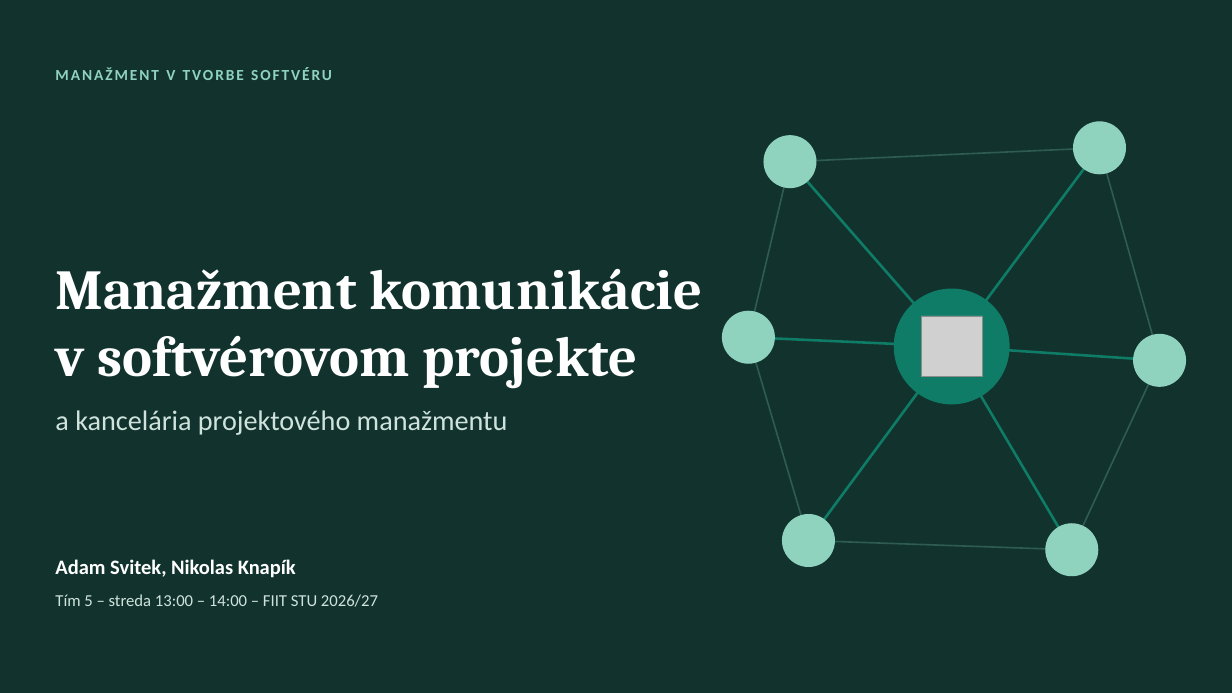
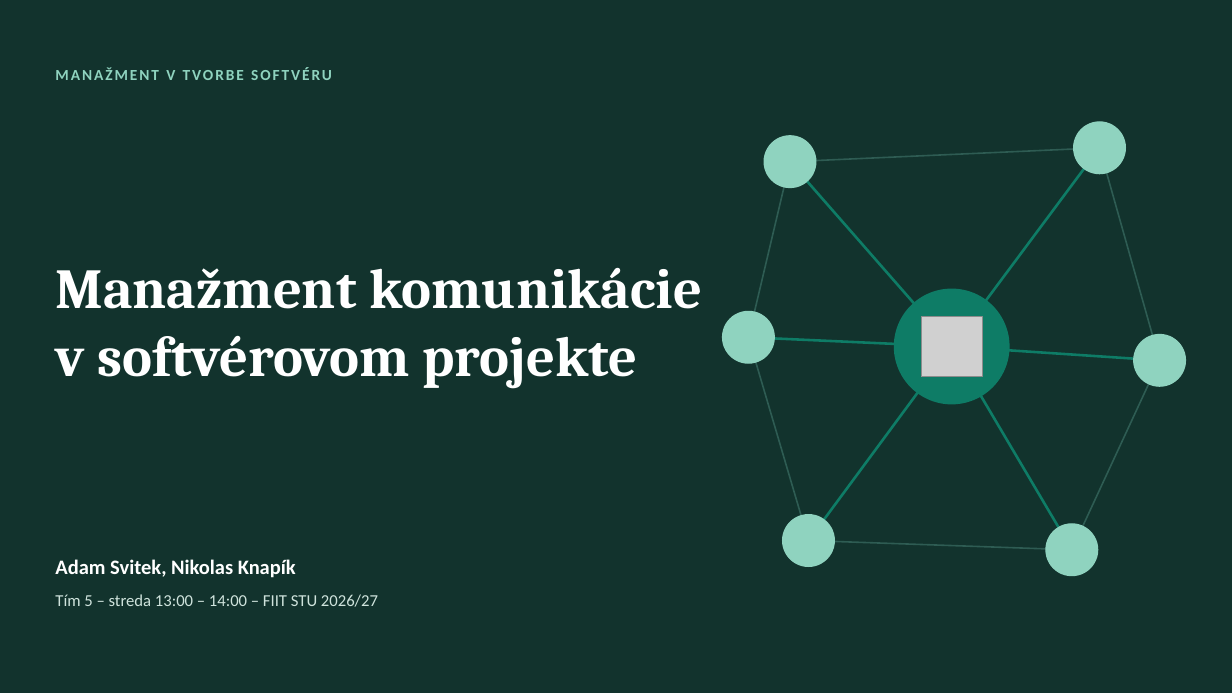
Before and after one commit to ADAMUSSO/MTS, a slide deck: slide 1 of Prezentacie/Manažment komunikácie – prezentácia.pptx. Drawn at 1232x693 pixels with LibreOffice and Linux fonts; fonts in the diff are those of the drawing; grey boxes stand for pictures. Boxes give left, top, right and bottom in pixels: in the first picture for what was removed or moved away, otherwise in the second. Text is boxed around its words. In the diff, an @@ line names an element or a change of style, - is before the commit and + after.

```diff
--- a/Prezentacie/Manažment komunikácie – prezentácia.pptx
+++ b/Prezentacie/Manažment komunikácie – prezentácia.pptx
@@ text removed at [55,410,508,435] @@
-a kancelária projektového manažmentu
```
Also in this commit, not shown: 2 other slides changed, 1 other file.
